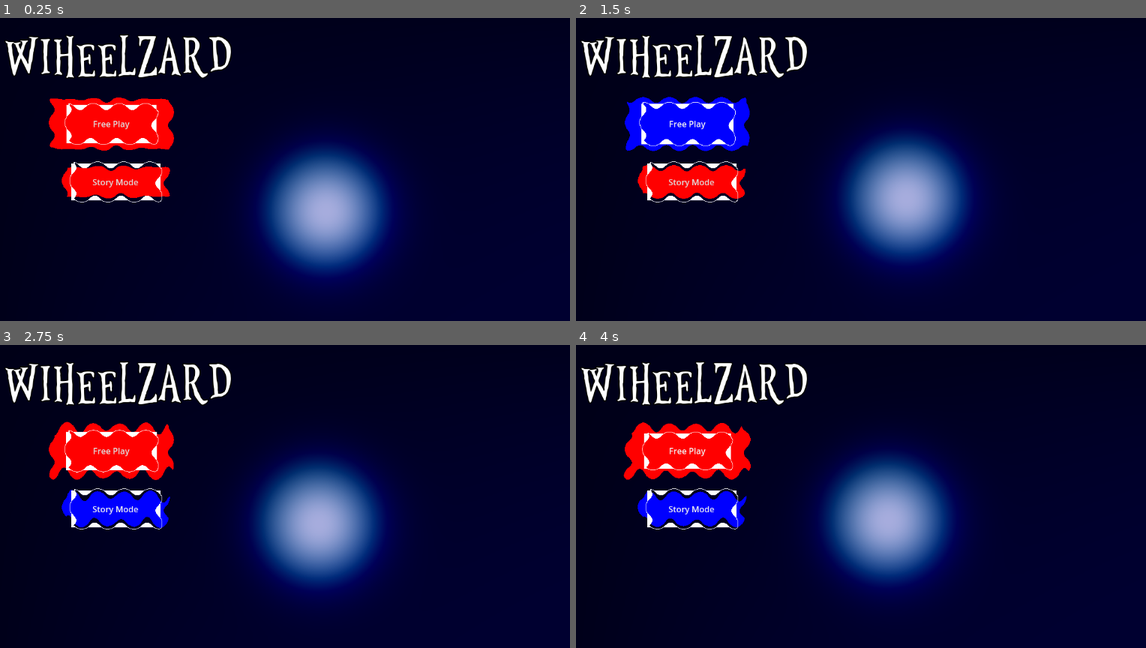
Above: before the commit, frames 1-4 (two rows, left to right).
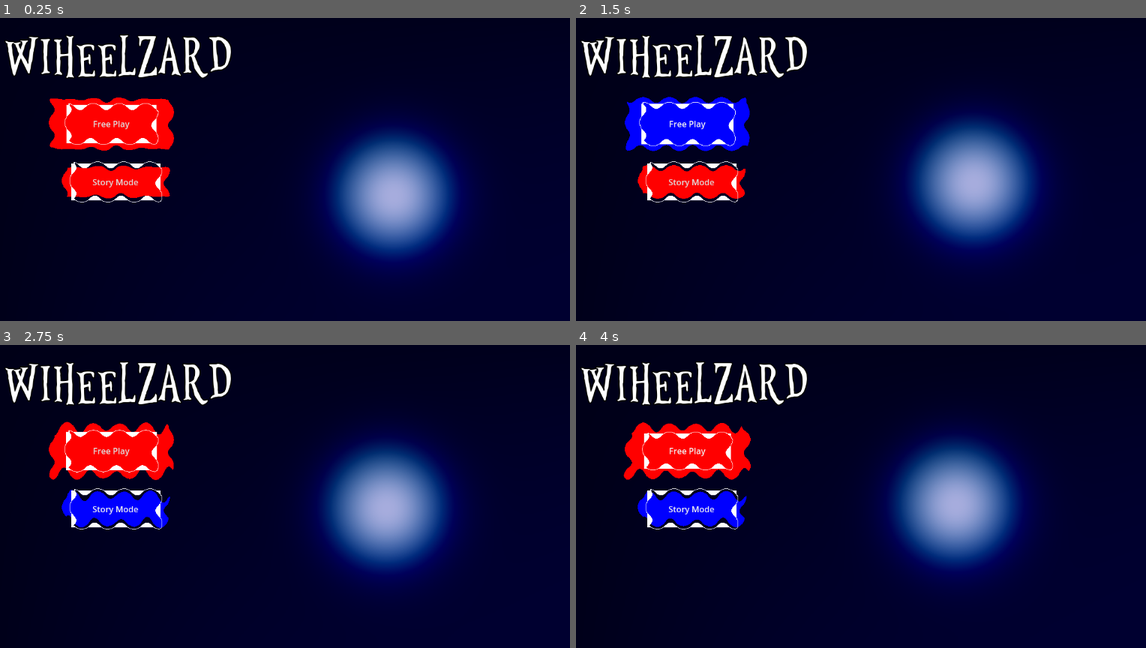
Above: after the commit, the same moments.

Repository: RatWedding/wheeljam-entry
Game: Godot game, scene res://Menu.tscn
Two runs of this game, one before a commit and one after it. Both use one fixed random seed, a clock stepped at 60 frames per second and the inputs below.
Inputs:
- Up to frame 1 (0.25 s): no input
- Up to frame 2 (1.5 s): click "Free Play" at 0.5 s; click "Free Play" at 1.25 s
- Up to frame 3 (2.75 s): click "Story Mode" at 2 s
- Up to frame 4 (4 s): click "Story Mode" at 2.75 s; tap Enter (ui_accept) at 3.5, 3.77 s; hold Right (ui_right) from 3.53 s (still down)

The runs differ from the first frame. In frame 1, 16% of the frame differs, in the area x 43-84%, y 32-90%; in frame 2, 16%; in frame 3, 16%; in frame 4, 16%, in the area x 40-81%, y 26-84%.

Commit message:
Adjust graphic of floaty

Diff:
--- a/menu.gdshader
+++ b/menu.gdshader
@@ -124,8 +124,8 @@
 
 
     float sun = sdfCircle(pixelCoords - vec2(
-		100.0-10.0*sin(2.0*TIME + 1.0)+ 20.0*sin(TIME/2.0 + 2.0),
-		100.0-30.0*sin(TIME + 1.0)+ 50.0*sin(2.0*TIME/3.0 + 2.0)),
+		230.0-10.0*sin(2.0*TIME + 1.0)+ 20.0*sin(TIME/2.0 + 2.0),
+		70.0-30.0*sin(TIME + 1.0)+ 50.0*sin(2.0*TIME/3.0 + 2.0)),
 		 4.0);
     //COLOR.rgb = mix(vec3(0.9, 0.85, 0.47), COLOR.rgb, smoothstep(0.0,100.0, sun));
 	COLOR.rgb = mix(vec3(1.0)-vec3(0.7, 0.65, 0.27), COLOR.rgb, smoothstep(0.0,100.0, sun));
